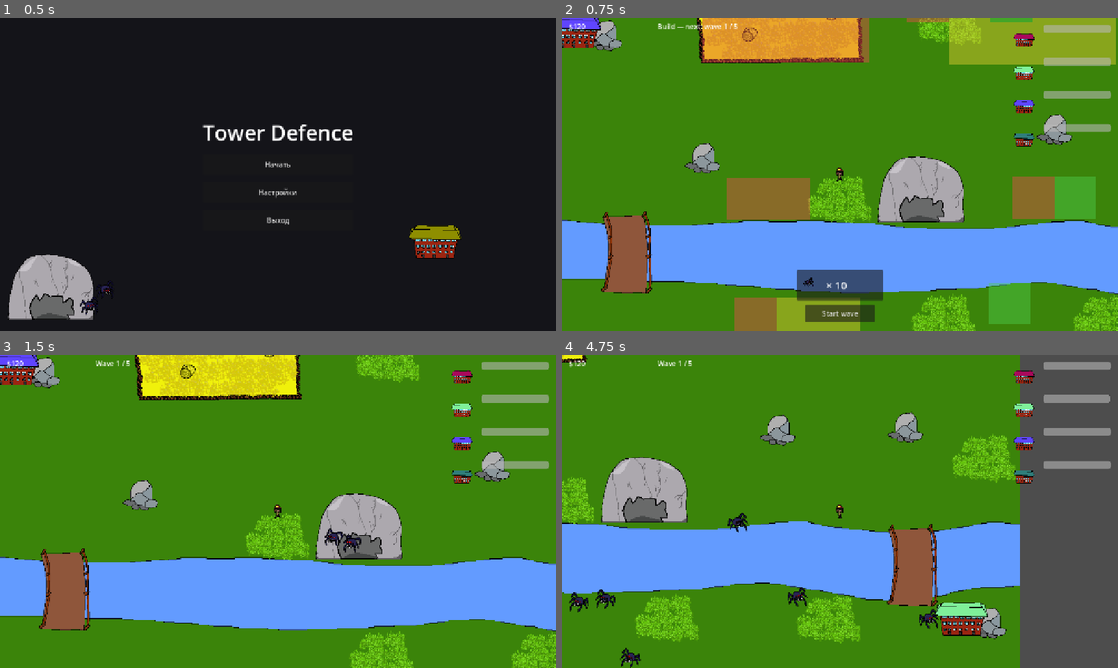
Above: before the commit, frames 1-4 (two rows, left to right).
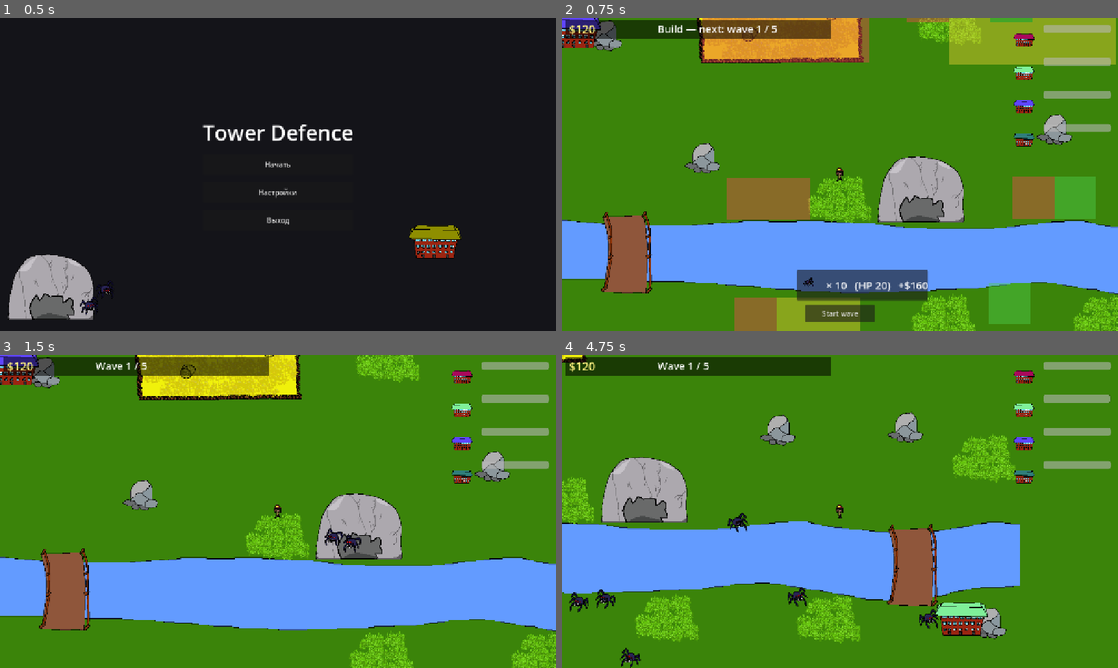
Above: after the commit, the same moments.

Repository: ternaryCat/ldjam59
Game: Godot game, scene res://components/menu.tscn
Same seed, same stepped clock (60 frames per second), same inputs: the game is played once before the commit and once after it. Sound files missing from this copy of the repository are replaced by a short silence.
Inputs (mouse positions are in pixels of both pictures, inside the frame that each line leads up to):
- Up to frame 1 (0.5 s): no input
- Up to frame 2 (0.75 s): click "Начать" at 0.5 s
- Up to frame 3 (1.5 s): click "Start wave" at 1.25 s
- Up to frame 4 (4.75 s): move the mouse to (962, 495) at 2.02 s; hold D (right) 2.03-2.78 s; tap W (top) at 2.1, 3.05, 3.6, 4.35 s; click (962, 495) at 2.17 s; move the mouse to (728, 527) at 2.77 s; hold S (down) 2.78-3.53 s; tap Space (activate) at 2.85 s; click (728, 527) at 2.92 s; move the mouse to (895, 442) at 3.52 s; hold D (right) from 3.53 s (still down); click (895, 442) at 3.67 s; move the mouse to (812, 574) at 4.27 s; click (812, 574) at 4.42 s

Frame 1 is identical in both runs. In frame 2, 3.7% of the frame differs, in the area x 0-66%, y 0-91%; in frame 3, 2.8%; in frame 4, 20%, in the area x 0-100%, y 0-100%.

Commit message:
balance + hud

Diff:
--- a/components/defeat.tscn
+++ b/components/defeat.tscn
@@ -1,9 +1,33 @@
 [gd_scene format=3 uid="uid://ddefeatscn01"]
 
 [ext_resource type="Script" path="res://components/defeat/defeat.gd" id="1_def"]
+[ext_resource type="PackedScene" uid="uid://qllk5gttkw2r" path="res://components/level/spawner.tscn" id="2_spw"]
+[ext_resource type="PackedScene" uid="uid://cmre6hhliwtpl" path="res://components/level/building.tscn" id="3_bld"]
 
 [node name="Defeat" type="Node2D"]
 script = ExtResource("1_def")
+
+[node name="decor" type="Node2D" parent="."]
+
+[node name="bait" parent="decor" instance=ExtResource("3_bld")]
+position = Vector2(640, 520)
+max_hp = 999999999
+roof_color = Color(0.35, 0.2, 0.2, 1)
+
+[node name="spawner1" parent="decor" instance=ExtResource("2_spw")]
+position = Vector2(140, 140)
+max_spawns = 80
+auto_start = true
+
+[node name="spawner2" parent="decor" instance=ExtResource("2_spw")]
+position = Vector2(1140, 140)
+max_spawns = 80
+auto_start = true
+
+[node name="spawner3" parent="decor" instance=ExtResource("2_spw")]
+position = Vector2(640, 100)
+max_spawns = 80
+auto_start = true
 
 [node name="ui" type="CanvasLayer" parent="."]
 
@@ -14,7 +38,7 @@
 grow_horizontal = 2
 grow_vertical = 2
 mouse_filter = 2
-color = Color(0.14, 0.06, 0.06, 1)
+color = Color(0.14, 0.05, 0.05, 0.55)
 
 [node name="center" type="CenterContainer" parent="ui"]
 anchors_preset = 15
@@ -29,16 +53,16 @@
 
 [node name="title" type="Label" parent="ui/center/vbox"]
 layout_mode = 2
-theme_override_colors/font_color = Color(1.0, 0.5, 0.5, 1)
-theme_override_font_sizes/font_size = 64
-text = "Поражение"
+theme_override_colors/font_color = Color(1.0, 0.45, 0.45, 1)
+theme_override_font_sizes/font_size = 96
+text = "Loose"
 horizontal_alignment = 1
 
 [node name="thanks" type="Label" parent="ui/center/vbox"]
 layout_mode = 2
 theme_override_font_sizes/font_size = 22
-text = "Спасибо, что играли!
-Сигналы пробились, но город не устоял."
+text = "Thanks for playing!
+The signal broke through, the city did not."
 horizontal_alignment = 1
 
 [node name="spacer" type="Control" parent="ui/center/vbox"]
@@ -48,17 +72,17 @@
 [node name="restart" type="Button" parent="ui/center/vbox"]
 custom_minimum_size = Vector2(280, 52)
 layout_mode = 2
-text = "Попробовать снова"
+text = "Try again"
 
 [node name="menu" type="Button" parent="ui/center/vbox"]
 custom_minimum_size = Vector2(280, 52)
 layout_mode = 2
-text = "В меню"
+text = "Menu"
 
 [node name="quit" type="Button" parent="ui/center/vbox"]
 custom_minimum_size = Vector2(280, 52)
 layout_mode = 2
-text = "Выход"
+text = "Quit"
 
 [connection signal="pressed" from="ui/center/vbox/restart" to="." method="_on_restart_pressed"]
 [connection signal="pressed" from="ui/center/vbox/menu" to="." method="_on_menu_pressed"]
--- a/components/level.gd
+++ b/components/level.gd
@@ -347,7 +347,8 @@
 	_hud.set_money(_money)
 	_hud.show_build(_wave_index + 1, total_waves)
 	var next_count: int = WAVE_COUNTS[_wave_index] if _wave_index < total_waves else 0
-	_hud.set_next_wave(next_count)
+	var next_reward: int = WAVE_REWARDS[_wave_index] if _wave_index < WAVE_REWARDS.size() else 0
+	_hud.set_next_wave(next_count, next_reward)
 
 
 func _enter_wave() -> void:
--- a/components/level/hud.gd
+++ b/components/level/hud.gd
@@ -136,10 +136,11 @@
 	_buildings_panel.set_buildings(buildings)
 
 
-func set_next_wave(count: int) -> void:
+func set_next_wave(count: int, reward: int = 0) -> void:
 	_has_next_wave = count > 0
 	if _has_next_wave:
 		_wave_preview.set_count(count)
+		_wave_preview.set_reward(reward)
 	_refresh_bottom()
 
 
--- a/components/level/hud.tscn
+++ b/components/level/hud.tscn
@@ -14,12 +14,23 @@
 anchor_bottom = 1.0
 mouse_filter = 2
 
+[node name="topbar_bg" type="ColorRect" parent="root"]
+layout_mode = 1
+offset_left = 8.0
+offset_top = 4.0
+offset_right = 620.0
+offset_bottom = 48.0
+color = Color(0, 0, 0, 0.55)
+mouse_filter = 2
+
 [node name="money" type="Label" parent="root"]
 layout_mode = 1
 offset_left = 16.0
 offset_top = 8.0
 offset_right = 200.0
-offset_bottom = 40.0
+offset_bottom = 44.0
+theme_override_colors/font_color = Color(1.0, 0.95, 0.5, 1)
+theme_override_font_sizes/font_size = 26
 text = "$0"
 mouse_filter = 2
 
@@ -27,8 +38,10 @@
 layout_mode = 1
 offset_left = 220.0
 offset_top = 8.0
-offset_right = 600.0
-offset_bottom = 40.0
+offset_right = 612.0
+offset_bottom = 44.0
+theme_override_colors/font_color = Color(1, 1, 1, 1)
+theme_override_font_sizes/font_size = 24
 text = "Build"
 mouse_filter = 2
 
--- a/components/level/wave_preview.gd
+++ b/components/level/wave_preview.gd
@@ -7,12 +7,16 @@
 @onready var _label: Label = $row/label
 
 var _sprite: AnimatedSprite2D
+var _enemy_hp: int = 0
+var _count: int = 0
+var _reward: int = 0
 
 
 func _ready() -> void:
 	var probe: Node = ENEMY_SCENE.instantiate()
 	var probe_sprite: AnimatedSprite2D = probe.get_node("sprite")
 	var frames: SpriteFrames = probe_sprite.sprite_frames
+	_enemy_hp = probe.max_hp
 	probe.free()
 	_sprite = AnimatedSprite2D.new()
 	_sprite.sprite_frames = frames
@@ -21,7 +25,21 @@
 	_sprite.position = ICON_SIZE * 0.5
 	_icon.add_child(_sprite)
 	_sprite.play(&"walk")
+	_refresh()
 
 
 func set_count(count: int) -> void:
-	_label.text = "× %d" % count
+	_count = count
+	_refresh()
+
+
+func set_reward(value: int) -> void:
+	_reward = value
+	_refresh()
+
+
+func _refresh() -> void:
+	if _reward > 0:
+		_label.text = "× %d   (HP %d)   +$%d" % [_count, _enemy_hp, _reward]
+	else:
+		_label.text = "× %d   (HP %d)" % [_count, _enemy_hp]
--- a/components/victory.tscn
+++ b/components/victory.tscn
@@ -1,9 +1,39 @@
 [gd_scene format=3 uid="uid://dvictoryscn1"]
 
 [ext_resource type="Script" path="res://components/victory/victory.gd" id="1_vict"]
+[ext_resource type="PackedScene" uid="uid://dmyske8pf6rii" path="res://components/level/tower.tscn" id="2_twr"]
+[ext_resource type="PackedScene" uid="uid://ewya4twoj74c" path="res://components/level/mortar.tscn" id="3_mrt"]
+[ext_resource type="PackedScene" uid="uid://cr10sgbaehven" path="res://components/level/mage.tscn" id="4_mag"]
+[ext_resource type="PackedScene" uid="uid://cmre6hhliwtpl" path="res://components/level/building.tscn" id="5_bld"]
 
 [node name="Victory" type="Node2D"]
 script = ExtResource("1_vict")
+
+[node name="decor" type="Node2D" parent="."]
+
+[node name="building1" parent="decor" instance=ExtResource("5_bld")]
+position = Vector2(240, 480)
+max_hp = 999999999
+roof_color = Color(0.9, 0.35, 0.4, 1)
+
+[node name="building2" parent="decor" instance=ExtResource("5_bld")]
+position = Vector2(1040, 480)
+max_hp = 999999999
+roof_color = Color(0.4, 0.8, 0.6, 1)
+
+[node name="building3" parent="decor" instance=ExtResource("5_bld")]
+position = Vector2(640, 560)
+max_hp = 999999999
+roof_color = Color(0.45, 0.55, 1.0, 1)
+
+[node name="tower1" parent="decor" instance=ExtResource("2_twr")]
+position = Vector2(420, 360)
+
+[node name="tower2" parent="decor" instance=ExtResource("3_mrt")]
+position = Vector2(860, 360)
+
+[node name="tower3" parent="decor" instance=ExtResource("4_mag")]
+position = Vector2(640, 260)
 
 [node name="ui" type="CanvasLayer" parent="."]
 
@@ -14,7 +44,7 @@
 grow_horizontal = 2
 grow_vertical = 2
 mouse_filter = 2
-color = Color(0.08, 0.12, 0.08, 1)
+color = Color(0.06, 0.12, 0.08, 0.55)
 
 [node name="center" type="CenterContainer" parent="ui"]
 anchors_preset = 15
@@ -30,15 +60,15 @@
 [node name="title" type="Label" parent="ui/center/vbox"]
 layout_mode = 2
 theme_override_colors/font_color = Color(0.8, 1.0, 0.6, 1)
-theme_override_font_sizes/font_size = 64
-text = "Победа!"
+theme_override_font_sizes/font_size = 96
+text = "Win"
 horizontal_alignment = 1
 
 [node name="thanks" type="Label" parent="ui/center/vbox"]
 layout_mode = 2
 theme_override_font_sizes/font_size = 22
-text = "Спасибо, что играли!
-Сигналы услышаны, город выстоял."
+text = "Thanks for playing!
+Signals heard, the city stands."
 horizontal_alignment = 1
 
 [node name="spacer" type="Control" parent="ui/center/vbox"]
@@ -48,17 +78,17 @@
 [node name="restart" type="Button" parent="ui/center/vbox"]
 custom_minimum_size = Vector2(280, 52)
 layout_mode = 2
-text = "Начать заново"
+text = "Restart"
 
 [node name="menu" type="Button" parent="ui/center/vbox"]
 custom_minimum_size = Vector2(280, 52)
 layout_mode = 2
-text = "В меню"
+text = "Menu"
 
 [node name="quit" type="Button" parent="ui/center/vbox"]
 custom_minimum_size = Vector2(280, 52)
 layout_mode = 2
-text = "Выход"
+text = "Quit"
 
 [connection signal="pressed" from="ui/center/vbox/restart" to="." method="_on_restart_pressed"]
 [connection signal="pressed" from="ui/center/vbox/menu" to="." method="_on_menu_pressed"]
--- a/project.godot
+++ b/project.godot
@@ -13,6 +13,7 @@
 config/name="tower defence ldjam59"
 run/main_scene="uid://drgmy1sggay45"
 config/features=PackedStringArray("4.6", "GL Compatibility")
+boot_splash/image="uid://dq3af7u0e4wr6"
 config/icon="res://icon.svg"
 
 [display]
@@ -70,3 +71,4 @@
 rendering_device/driver.windows="d3d12"
 renderer/rendering_method="gl_compatibility"
 renderer/rendering_method.mobile="gl_compatibility"
+environment/defaults/default_clear_color=Color(0.23137255, 0.5176471, 0.039215688, 1)
